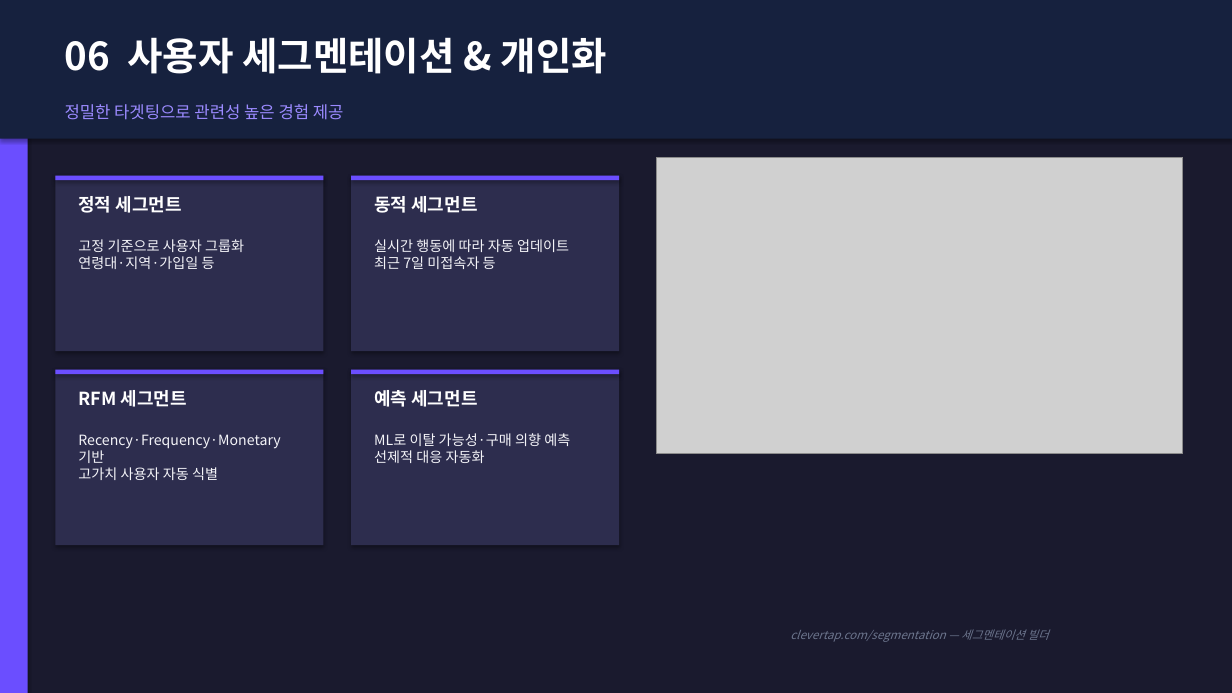
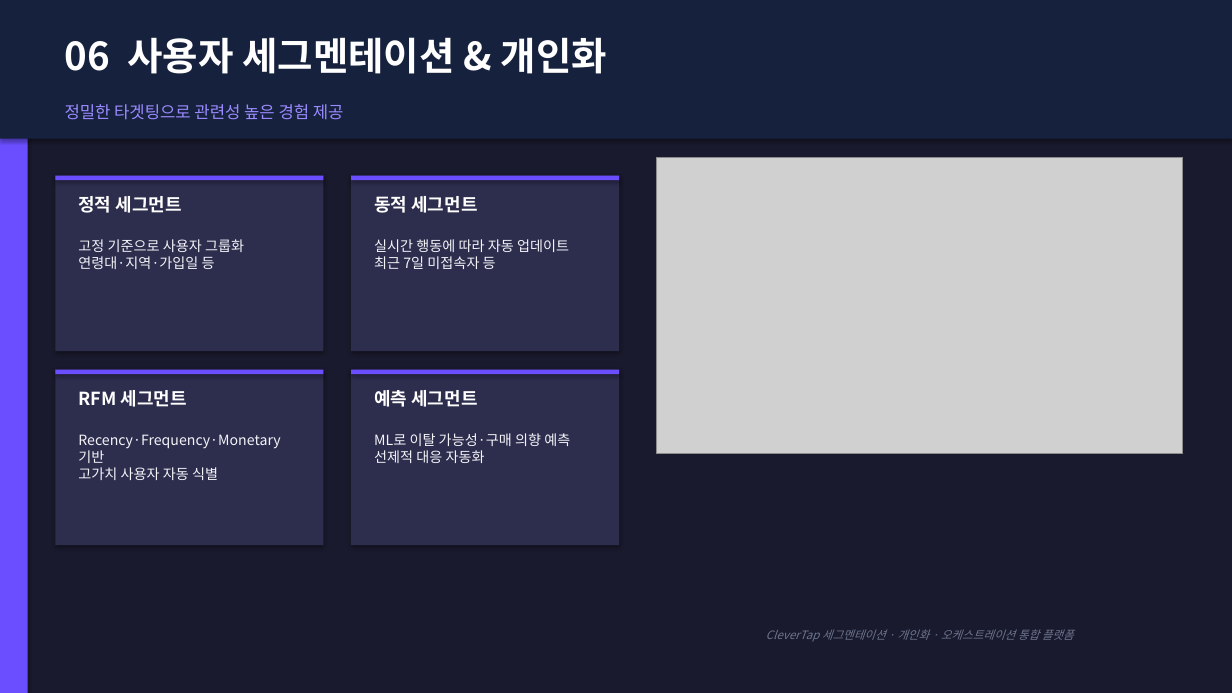
Before and after one commit to redskio/pepper, a slide deck: slide 8 of output/clevertap_proposal_kr_v5.pptx. Drawn at 1232x693 pixels with LibreOffice and Linux fonts; fonts in the diff are those of the drawing; grey boxes stand for pictures. Boxes give left, top, right and bottom in pixels: in the first picture for what was removed or moved away, otherwise in the second. Text is boxed around its words. In the diff, an @@ line names an element or a change of style, - is before the commit and + after.

```diff
--- a/output/clevertap_proposal_kr_v5.pptx
+++ b/output/clevertap_proposal_kr_v5.pptx
@@ text at box(766, 629, 1074, 642): text changed @@
-clevertap.com/segmentation — 세그멘테이션 빌더
+CleverTap 세그멘테이션 · 개인화 · 오케스트레이션 통합 플랫폼
```
Also in this commit, not shown: 9 other slides changed, 4 other files.
